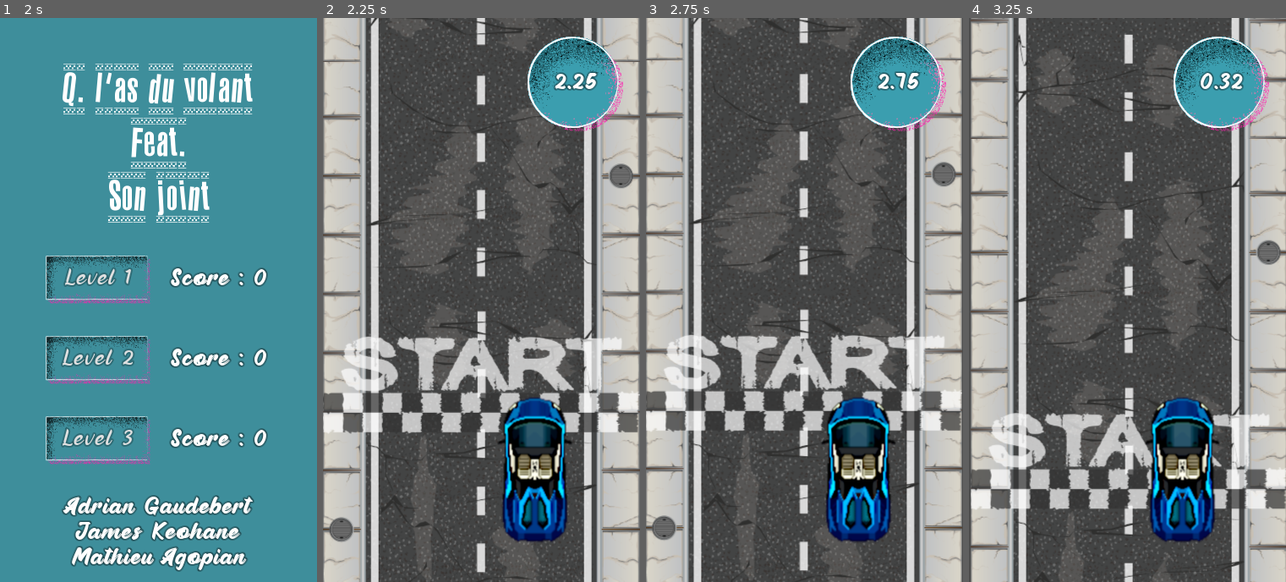
Above: before the commit, frames 1-4 (left to right).
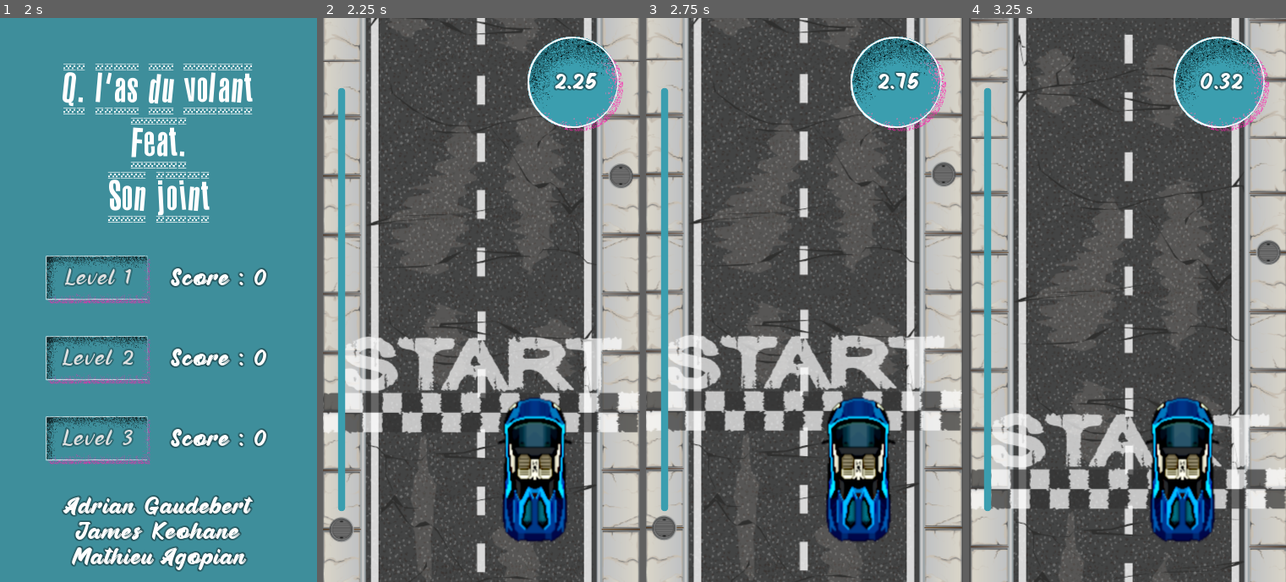
Above: after the commit, the same moments.

Repository: adngdb/coopjam
Game: Godot game, scene res://GUI/StartScreen/StartScreen.tscn
The game is run twice, just before and just after one commit, with the same random seed, the same clock (stepped at 60 frames per second) and the same inputs.
Inputs (mouse positions are in pixels of both pictures, inside the frame that each line leads up to):
- Up to frame 1 (2 s): tap Enter at 0.5 s; move the mouse to (228, 271) at 0.52 s; hold Right (ui_right) 0.53-1.28 s; click (228, 271) at 0.6 s; tap Space at 1.25 s; move the mouse to (95, 328) at 1.27 s; hold Left (ui_left) from 1.28 s (still down); click (95, 328) at 1.35 s
- Up to frame 2 (2.25 s): release Left (ui_left) at 2 s; click "Level 1" at 2 s
- Up to frame 3 (2.75 s): no input
- Up to frame 4 (3.25 s): move the mouse to (1159, 175) at 2.77 s; hold Right (ui_right) from 2.78 s (still down); click (1159, 175) at 2.85 s

Frame 1 is identical in both runs. In frame 2, 1.9% of the frame differs, in the area x 4-8%, y 12-88%; in frame 3, 1.9%; in frame 4, 1.9%.

Commit message:
added progress side bar

Diff:
--- a/Qlas/GUI/UIComponents/DistanceBar.gd
+++ b/Qlas/GUI/UIComponents/DistanceBar.gd
@@ -1,4 +1,5 @@
 extends Control
 
 func _process(delta):
-	$ProgressBar.value = get_distance_to_finish_line()
+	var progress = GameS.get_distance_to_finish_line()/GameS.get_distance_between_lines()
+	$ProgressBar.value = progress * 100
--- a/Qlas/Objects/PlayerCar/PlayerCar.gd
+++ b/Qlas/Objects/PlayerCar/PlayerCar.gd
@@ -74,6 +74,7 @@
 func _ready():
 	_vibrate_car()
 	$Engine.play()
+	GameS.car = self
 
 
 func pos_check():
--- a/Qlas/Objects/PlayerCar/PlayerCar.tscn
+++ b/Qlas/Objects/PlayerCar/PlayerCar.tscn
@@ -1,10 +1,11 @@
-[gd_scene load_steps=8 format=2]
+[gd_scene load_steps=9 format=2]
 
 [ext_resource path="res://Assets/Sprites/Cars/sprite_car_blue.png" type="Texture" id=1]
 [ext_resource path="res://Objects/PlayerCar/PlayerCar.gd" type="Script" id=2]
 [ext_resource path="res://Assets/Sounds/Bomb.wav" type="AudioStream" id=3]
 [ext_resource path="res://Assets/Sounds/engine.wav" type="AudioStream" id=4]
 [ext_resource path="res://GUI/UIComponents/Chrono.tscn" type="PackedScene" id=5]
+[ext_resource path="res://GUI/UIComponents/DistanceBar.tscn" type="PackedScene" id=6]
 
 [sub_resource type="RectangleShape2D" id=1]
 extents = Vector2( 25, 75 )
@@ -56,7 +57,10 @@
 
 [node name="UI" type="CanvasLayer" parent="."]
 
+[node name="DistanceBar" parent="UI" instance=ExtResource( 6 )]
+
 [node name="Chrono" parent="UI" instance=ExtResource( 5 )]
+
 [node name="Tween" type="Tween" parent="."]
 repeat = true
 playback/repeat = true
--- /dev/null
+++ b/Qlas/Objects/RoadTile/FinishLine.gd
@@ -0,0 +1,5 @@
+extends KinematicBody2D
+
+
+func _ready():
+	GameS.finish_line = self
--- a/Qlas/Objects/RoadTile/FinishLine.tscn
+++ b/Qlas/Objects/RoadTile/FinishLine.tscn
@@ -1,6 +1,7 @@
-[gd_scene load_steps=3 format=2]
+[gd_scene load_steps=4 format=2]
 
 [ext_resource path="res://Assets/Props/Finish.png" type="Texture" id=1]
+[ext_resource path="res://Objects/RoadTile/FinishLine.gd" type="Script" id=2]
 
 [sub_resource type="RectangleShape2D" id=1]
 extents = Vector2( 184, 56 )
@@ -8,6 +9,7 @@
 [node name="FinishLine" type="KinematicBody2D"]
 collision_layer = 4
 collision_mask = 0
+script = ExtResource( 2 )
 
 [node name="Sprite" type="Sprite" parent="."]
 texture = ExtResource( 1 )
--- /dev/null
+++ b/Qlas/Objects/RoadTile/StartLine.gd
@@ -0,0 +1,5 @@
+extends KinematicBody2D
+
+
+func _ready():
+	GameS.start_line = self
--- a/Qlas/Objects/RoadTile/StartLine.tscn
+++ b/Qlas/Objects/RoadTile/StartLine.tscn
@@ -1,7 +1,8 @@
-[gd_scene load_steps=4 format=2]
+[gd_scene load_steps=5 format=2]
 
 [ext_resource path="res://Assets/Props/Start.png" type="Texture" id=1]
 [ext_resource path="res://Objects/PlayerCar/PlayerCar.tscn" type="PackedScene" id=2]
+[ext_resource path="res://Objects/RoadTile/StartLine.gd" type="Script" id=3]
 
 [sub_resource type="SegmentShape2D" id=1]
 a = Vector2( -192, 0 )
@@ -10,6 +11,7 @@
 [node name="StartLine" type="KinematicBody2D"]
 collision_layer = 8
 collision_mask = 0
+script = ExtResource( 3 )
 
 [node name="CollisionShape2D" type="CollisionShape2D" parent="."]
 shape = SubResource( 1 )
